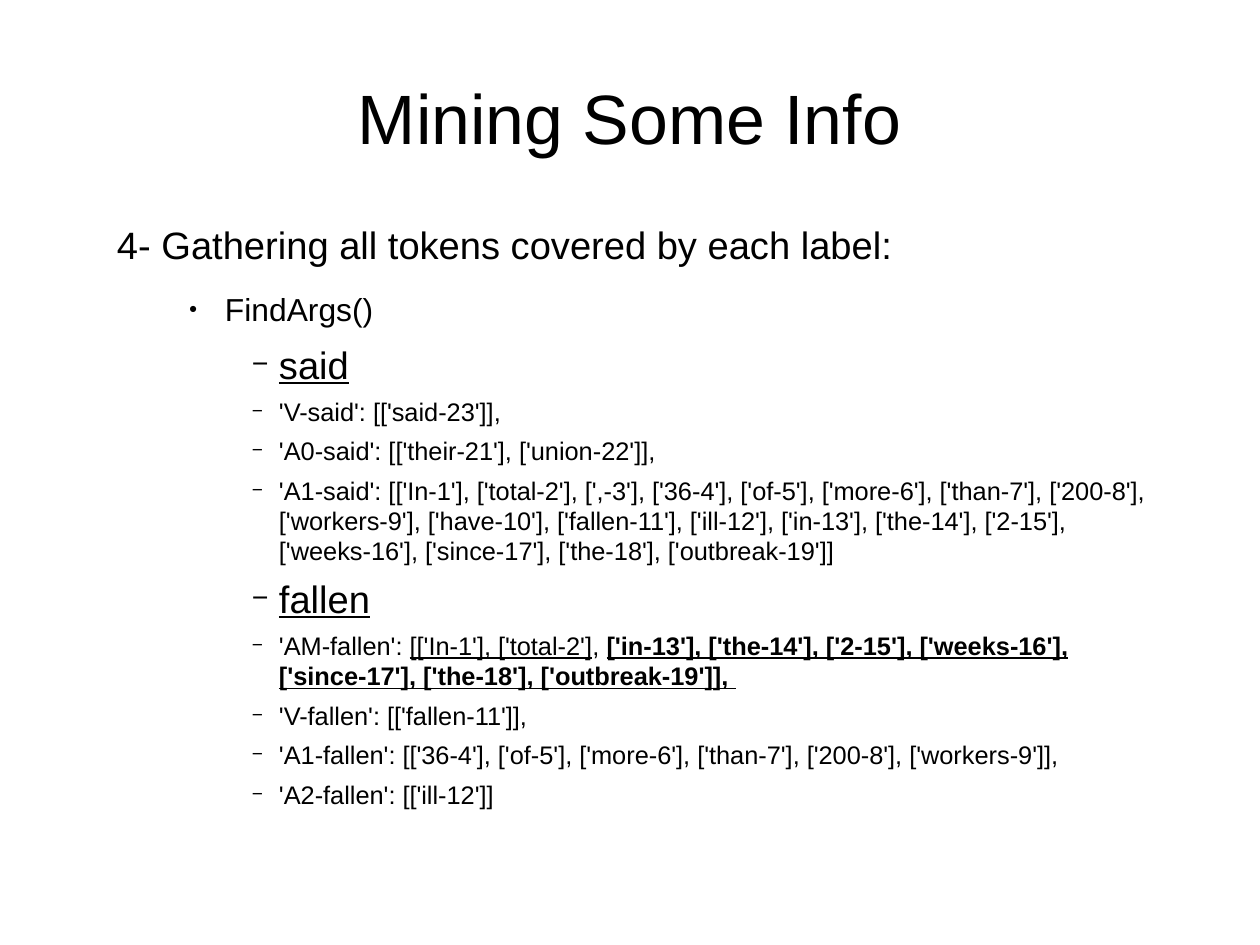
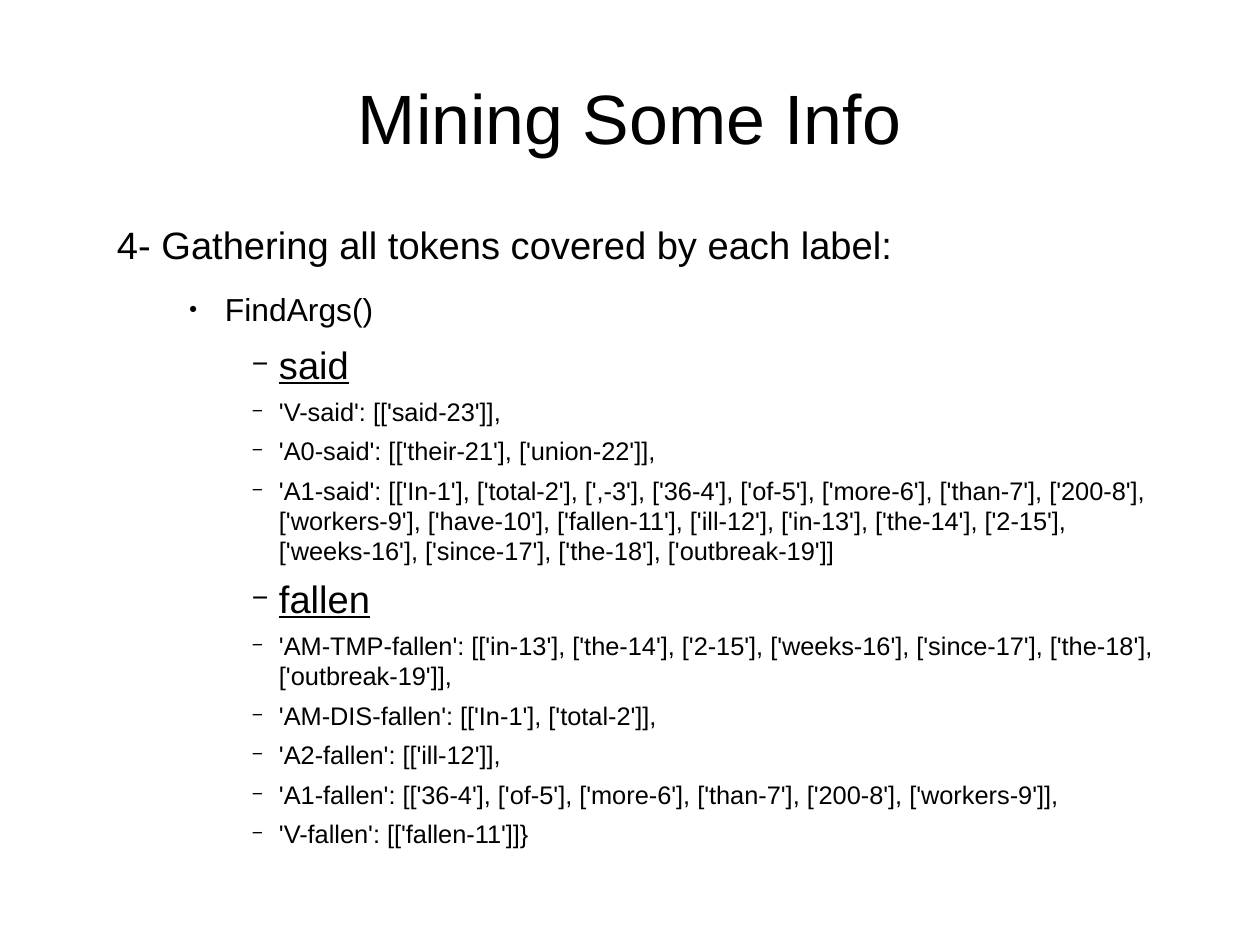
Before and after one commit to adreena/SemanticRoleMiner, a slide deck: slide 23 of testCases/TestCases.odp (slide 25 before the commit). Drawn at 1260x945 pixels with LibreOffice and Linux fonts; fonts in the diff are those of the drawing. Boxes give left, top, right and bottom in pixels: in the first picture for what was removed or moved away, otherwise in the second. Text is boxed around its words. In the diff, an @@ line names an element or a change of style, - is before the commit and + after.

```diff
--- a/testCases/TestCases.odp
+++ b/testCases/TestCases.odp
@@ text at (279,636,1153,770): text changed; bold off @@
-      − 'AM-fallen': [['In-1'], ['total-2'], ['in-13'], ['the-14'], ['2-15'], ['weeks-16'], ['since-17'], ['the-18'], ['outbreak-19']],
-      − 'V-fallen': [['fallen-11']],
+      − 'AM-TMP-fallen': [['in-13'], ['the-14'], ['2-15'], ['weeks-16'], ['since-17'], ['the-18'], ['outbreak-19']],
+      − 'AM-DIS-fallen': [['In-1'], ['total-2']],
+      − 'A2-fallen': [['ill-12']],
@@ text at (279,824,528,849): text changed @@
-      − 'A2-fallen': [['ill-12']]
+      − 'V-fallen': [['fallen-11']]}
```
Also in this commit, not shown: 5 other slides changed, 2 slides added, 2 slides removed, 6 other files.
